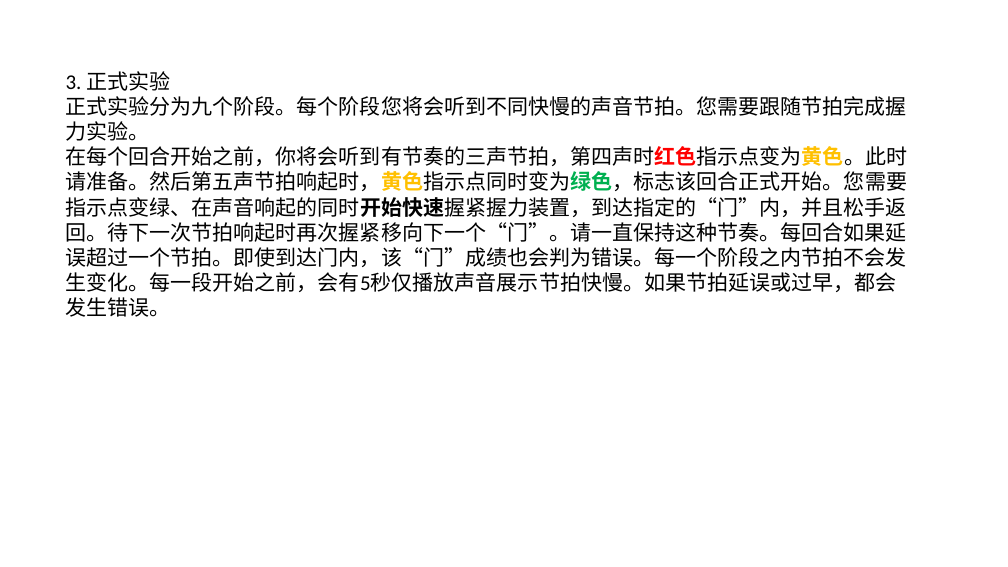
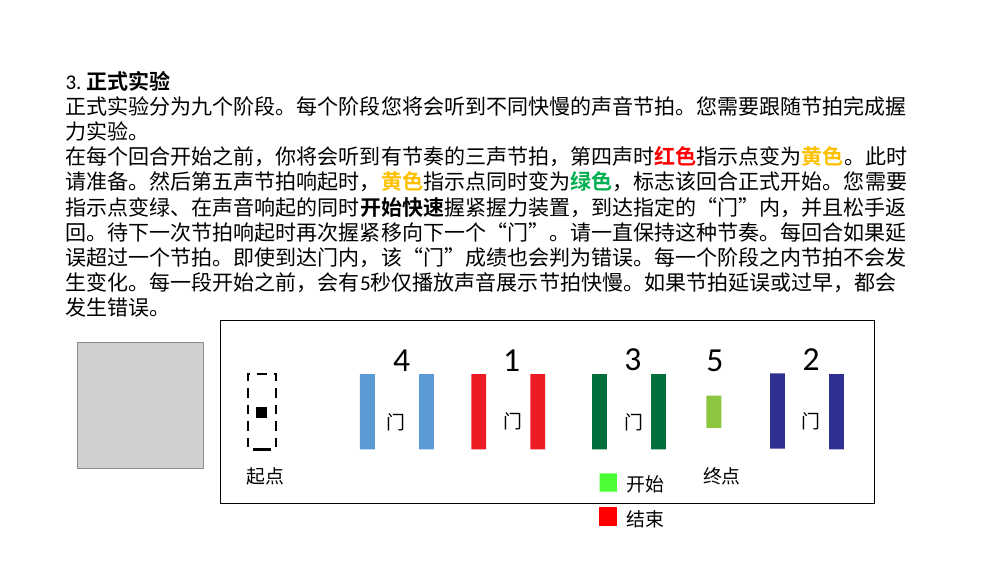
Before and after one commit to brainwatcher/grip4.0, a slide deck: slide 3 of preparation/grip_instruction.pptx. Drawn at 1008x567 pixels with LibreOffice and Linux fonts; fonts in the diff are those of the drawing; grey boxes stand for pictures. Boxes give left, top, right and bottom in pixels: in the first picture for what was removed or moved away, otherwise in the second. Text is boxed around its words. In the diff, an @@ line names an element or a change of style, - is before the commit and + after.

```diff
--- a/preparation/grip_instruction.pptx
+++ b/preparation/grip_instruction.pptx
@@ text at [66, 71, 170, 91]: bold on in "正式实验" @@
@@ picture added at [77, 343, 203, 468] @@
@@ group added at [221, 321, 876, 528]: 14 rectangles, 13 texts @@
+4
+1
+3
+2
+5
+起点
+门
+门
+门
+门
+终点
+开始
+结束
```
Also in this commit, not shown: 1 other slide changed, 1 slide added, 21 other files.
